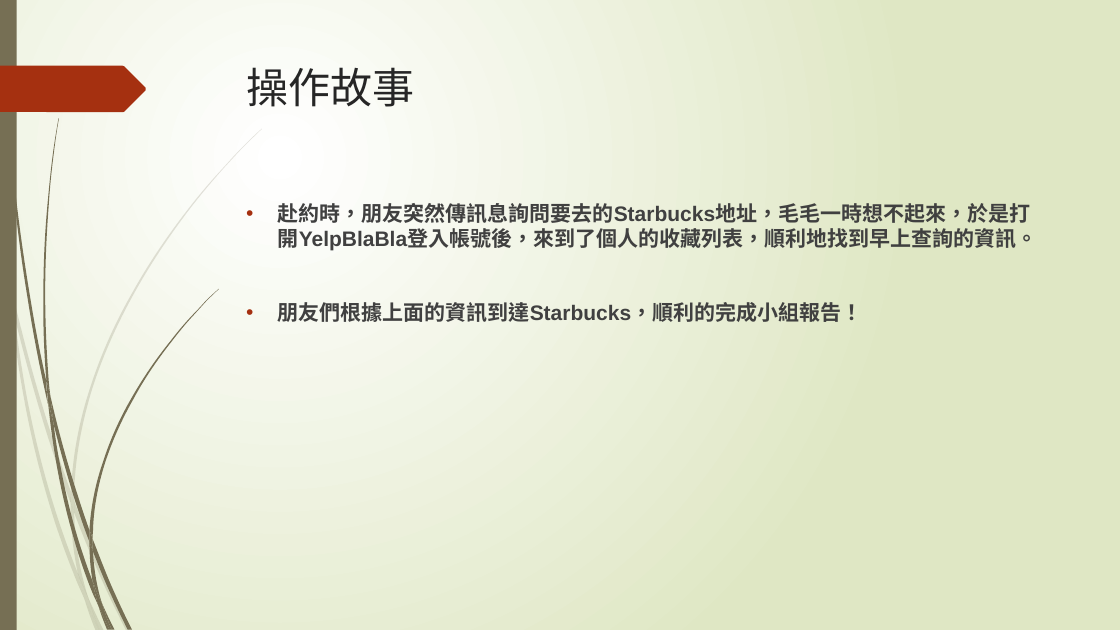
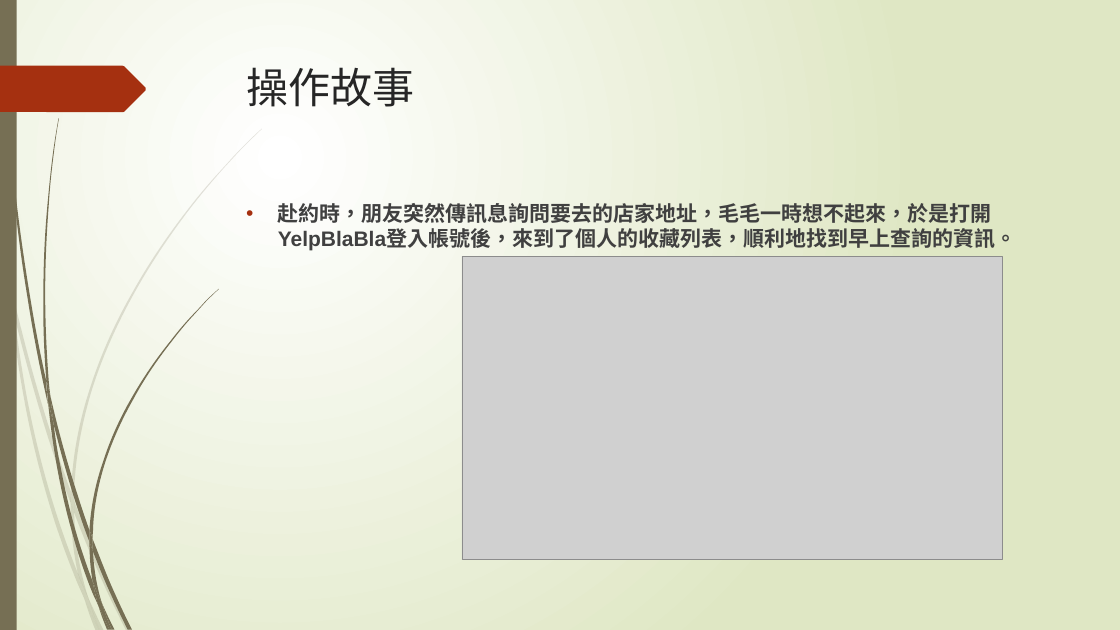
Before and after one commit to penut85420/WBSE_Project, a slide deck: slide 17 of 其他/YelpBlaBla.pptx (slide 26 before the commit). Drawn at 1120x630 pixels with LibreOffice and Linux fonts; fonts in the diff are those of the drawing; grey boxes stand for pictures. Boxes give left, top, right and bottom in pixels: in the first picture for what was removed or moved away, otherwise in the second. Text is boxed around its words. In the diff, an @@ line names an element or a change of style, - is before the commit and + after.

```diff
--- a/其他/YelpBlaBla.pptx
+++ b/其他/YelpBlaBla.pptx
@@ text at box(278, 200, 1017, 250): text changed @@
-• 赴約時，朋友突然傳訊息詢問要去的Starbucks地址，毛毛一時想不起來，於是打開YelpBlaBla登入帳號後，來到了個人的收藏列表，順利地找到早上查詢的資訊。
-• 朋友們根據上面的資訊到達Starbucks，順利的完成小組報告！
+• 赴約時，朋友突然傳訊息詢問要去的店家地址，毛毛一時想不起來，於是打開YelpBlaBla登入帳號後，來到了個人的收藏列表，順利地找到早上查詢的資訊。
@@ picture added at box(462, 256, 1002, 560) @@
```
Also in this commit, not shown: 3 other slides changed, 13 slides added, 12 slides removed.
